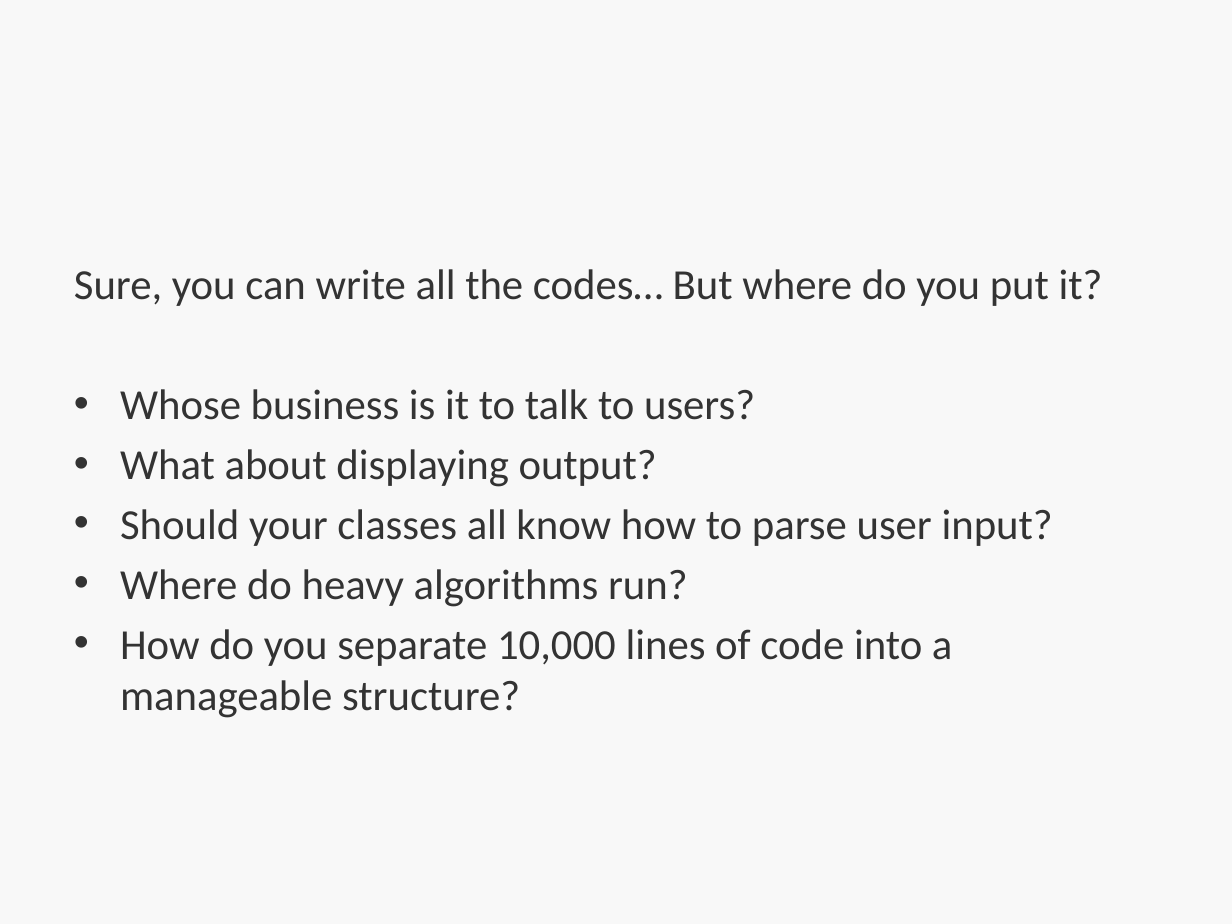
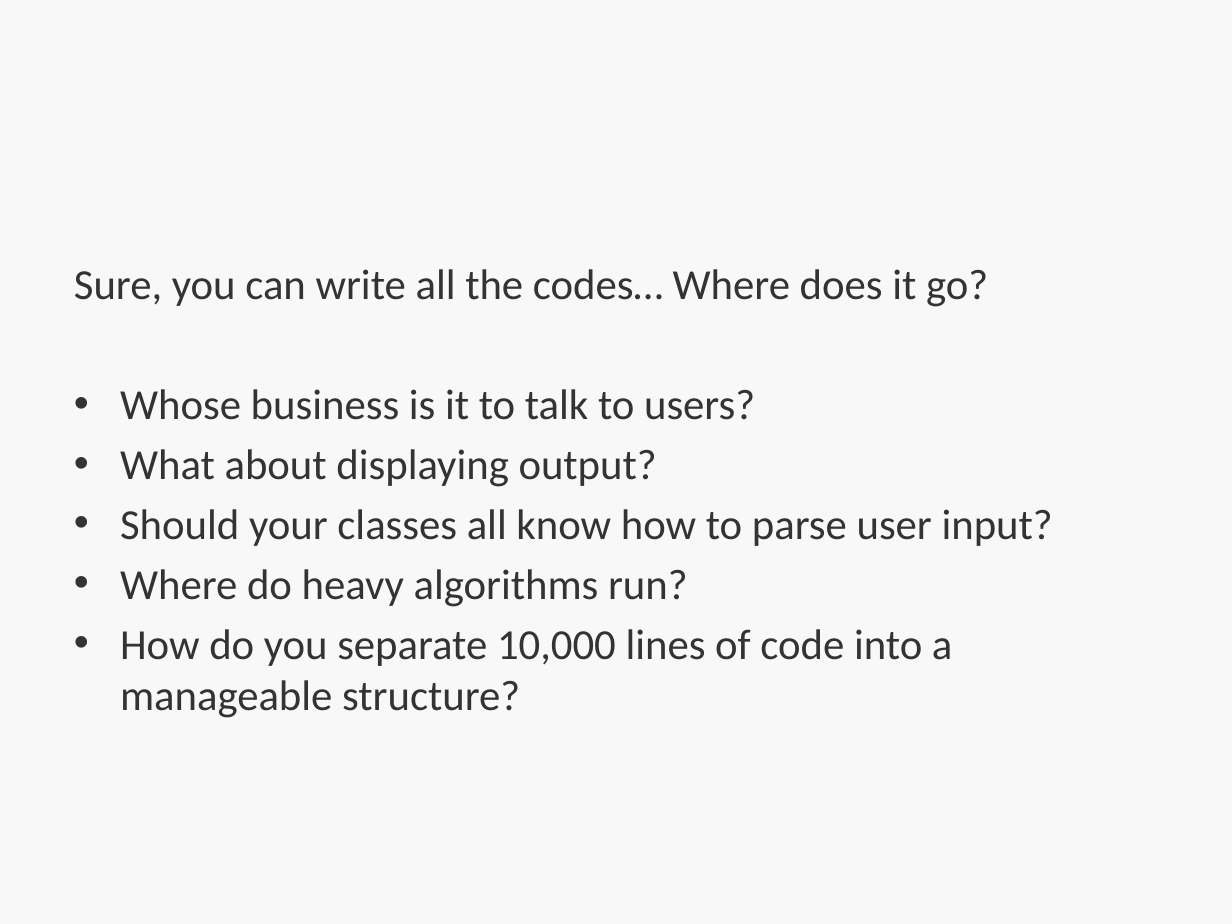
Before and after one commit to bootcoder/lectures, a slide deck: slide 8 of 1phase/mvc-single-res/HT-MVC.pptx (slide 7 before the commit). Drawn at 1232x924 pixels with LibreOffice and Linux fonts; fonts in the diff are those of the drawing; background and template pictures are left out. Boxes give left, top, right and bottom in pixels: in the first picture for what was removed or moved away, otherwise in the second. Text is boxed around its words. In the diff, an @@ line names an element or a change of style, - is before the commit and + after.

```diff
--- a/1phase/mvc-single-res/HT-MVC.pptx
+++ b/1phase/mvc-single-res/HT-MVC.pptx
@@ text at bbox=[74, 269, 988, 307]: text changed @@
-Sure, you can write all the codes… But where do you put it?
+Sure, you can write all the codes… Where does it go?
```
Also in this commit, not shown: 5 other slides changed, 2 slides added, 1 other file.
